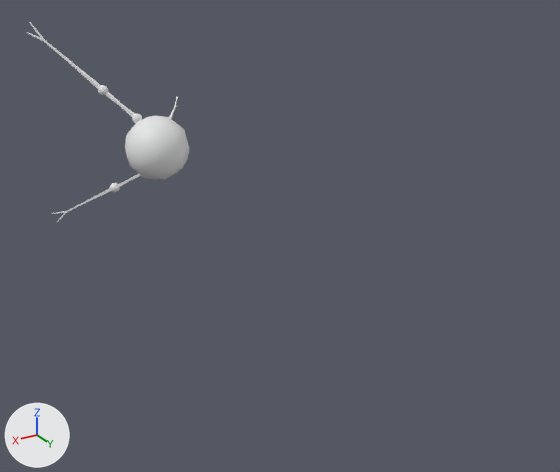
Renders of the FBX model Assets/Resources/Meshes/GravShip.fbx from each side of a commit.
One viewpoint serves both versions: a 50 mm lens placed at (8.51, 21.43, 6.84), pointed at (-1.32, 5.06, -1.34). Arrows for +X, +Y and +Z are at lower left; the lights stay in place. Vertices at the same position are counted once.

The first picture shows 'GravShipMesh'.
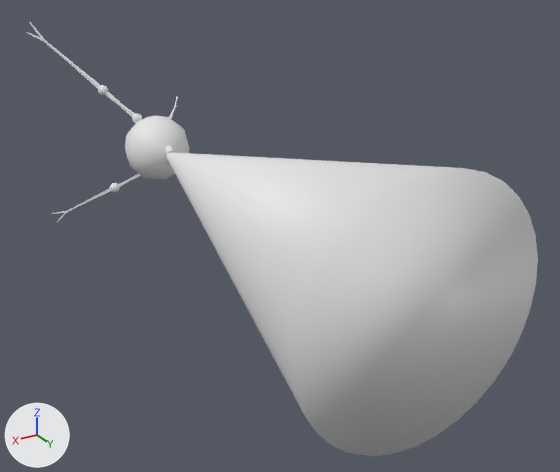
What differs and where, as boxes (x1, y1, x2, y2) in the pictures (560 x 472 px):
'GravShipMesh', reshaped (211% wider, 116% taller)
    before: (26, 22, 190, 222)
    after: (26, 22, 538, 456)
part 1 of me_icosphere, added
    after: (166, 152, 538, 456)
part 2 of me_icosphere, added
    after: (165, 145, 174, 165)

What the commit changed:
Material 'light' (mat_light) is new.
Its base color is (0.8, 0.8, 0.8) (white #e7e7e7).
Material 'ankles' (mat_ankles) is new.
Its base color is (0.8, 0.8, 0.8) (white #e7e7e7).
Material 'arms' (mat_arms) is new.
Its base color is (0.8, 0.8, 0.8) (white #e7e7e7).
Material 'spotlight' (mat_spotlight) is new.
Its base color is (0.8, 0.8, 0.8) (white #e7e7e7).
me_icosphere is used by ob_gravshipmesh; location (0.0, 0.0, 0.0).
Verts and faces of me_icosphere; kept vertices keep their numbers, new ones are numbered from 388.
me_icosphere had 388 vertices, 638 faces and spanned x -2.95..2.5, y -5.08..0.95, z -3.37..3.43.
me_icosphere now has 460 vertices, 676 faces and spans x -2.95..2.8, y -5.08..12.33, z -3.37..3.43.
me_icosphere part 1: a new loose piece of 64 vertices spanning x -2.8..2.8, y 0.93..12.33, z -2.8..2.8, in mat_light (white #e7e7e7).
Part 2, on me_icosphere:
New vertex 388 is at (-0.11, 0.87, -0.3).
New vertex 389 is at (-0.11, 0.87, 0.3), pixel (171, 144).
New vertex 390 is at (-0.07, 1.09, -0.2).
New vertex 391 is at (-0.07, 1.09, 0.2), pixel (173, 150).
New vertex 392 is at (0.11, 0.87, -0.3), pixel (165, 165).
New vertex 393 is at (0.11, 0.87, 0.3), pixel (164, 145).
New vertex 394 is at (0.07, 1.09, -0.2), pixel (169, 163).
New vertex 395 is at (0.07, 1.09, 0.2), pixel (168, 150).
New faces: (388, 389, 391, 390), (390, 391, 395, 394), (392, 394, 395, 393), (388, 390, 394, 392), (389, 393, 395, 391) (mat_spotlight (white #e7e7e7)).
me_icosphere now uses material mat_arms (white #e7e7e7).
me_icosphere now uses material mat_ankles (white #e7e7e7).
me_icosphere now uses material mat_spotlight (white #e7e7e7).
me_icosphere now uses material mat_light (white #e7e7e7).
